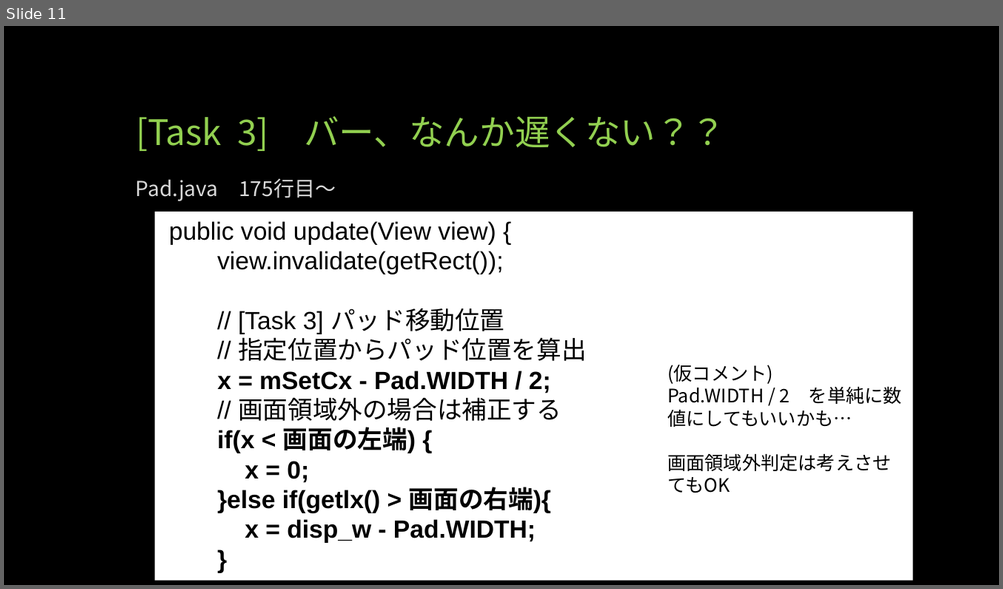
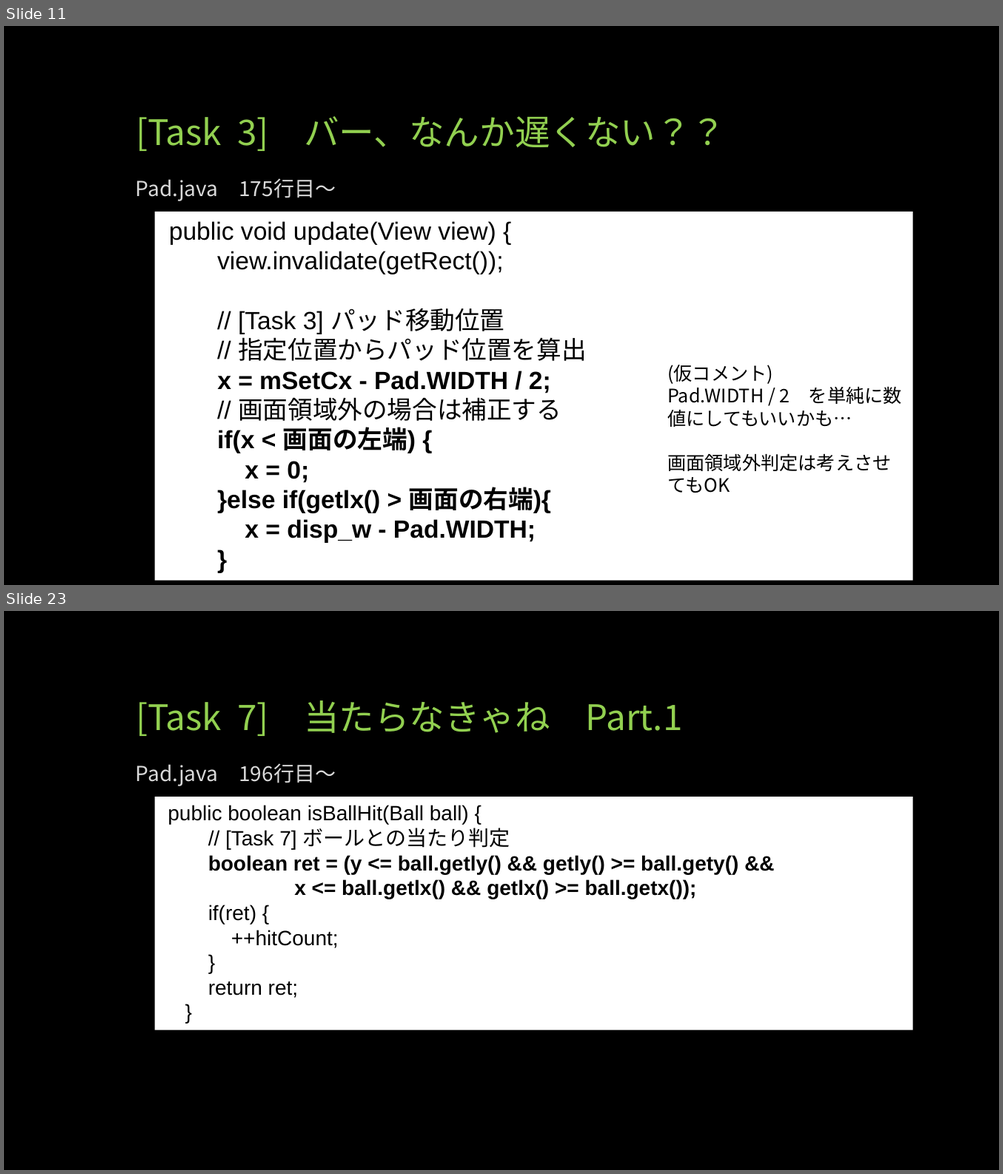
Before and after one commit to webfrontier/BreakOut, a slide deck: doc/インターンスライド資料.pptx. Shown one above the other, each under a label of ours: slide 11 before the commit, slides 11 and 23 after it; the slides between them are not shown. The pictures are 1003x589 and 1003x1174 pixels, drawn with LibreOffice and Linux fonts; fonts in the diff are those of the drawing. Boxes give left, top, right and bottom in pixels: in the first picture for what was removed or moved away, otherwise in the second. Text is boxed around its words. In the diff, an @@ line names an element or a change of style, - is before the commit and + after.

```diff
--- a/doc/インターンスライド資料.pptx
+++ b/doc/インターンスライド資料.pptx
@@ slide 23 added at (4, 611, 999, 1170), background #000000 @@
@@ title added at (136, 701, 683, 736), 34 pt, text #92D050 @@
+[Task 7] 当たらなきゃね Part.1
@@ text added at (136, 763, 336, 786), 20 pt, text #D9D9D9 @@
+Pad.java 196行目～
@@ rectangle added at (155, 797, 913, 1031), fill #FFFFFF, 20 pt, text #000000, bold @@
+public boolean isBallHit(Ball ball) {
+// [Task 7] ボールとの当たり判定
+boolean ret = (y <= ball.getly() && getly() >= ball.gety() &&
+x <= ball.getlx() && getlx() >= ball.getx());
+if(ret) {
+++hitCount;
+}
+return ret;
+}
```
Also in this commit, not shown: 1 slide changed, 64 other slides added.
